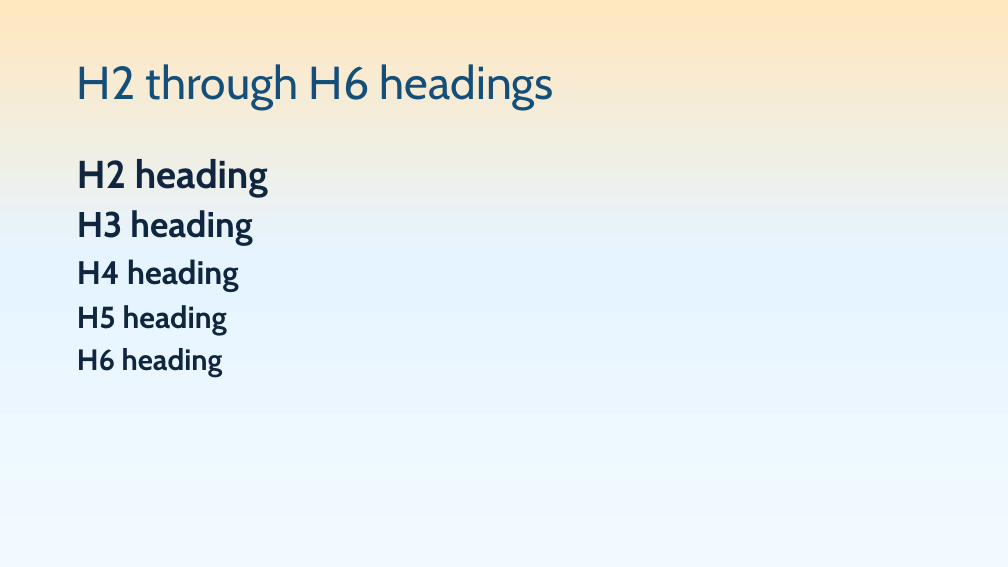
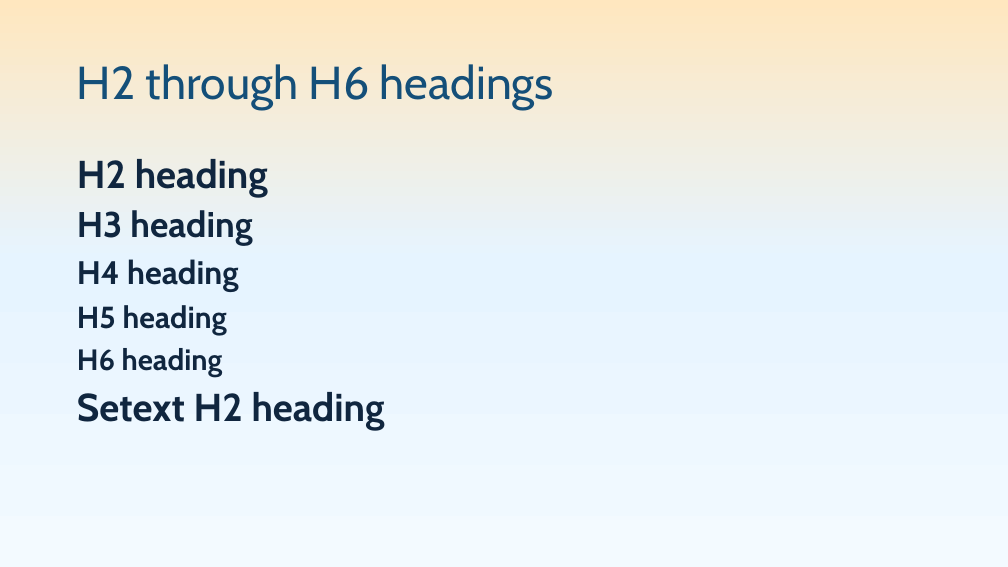
Before and after one commit to pseudosavant/markdown-pptx, a slide deck: slide 19 of sample/showcase.pptx (slide 18 before the commit). Drawn at 1008x567 pixels with LibreOffice and Linux fonts; fonts in the diff are those of the drawing. Boxes give left, top, right and bottom in pixels: in the first picture for what was removed or moved away, otherwise in the second. Text is boxed around its words. In the diff, an @@ line names an element or a change of style, - is before the commit and + after.

```diff
--- a/sample/showcase.pptx
+++ b/sample/showcase.pptx
@@ text at box(77, 392, 385, 430): paragraph added @@
+Setext H2 heading
```
Also in this commit, not shown: 7 other slides changed, 3 slides added, 16 other files.
